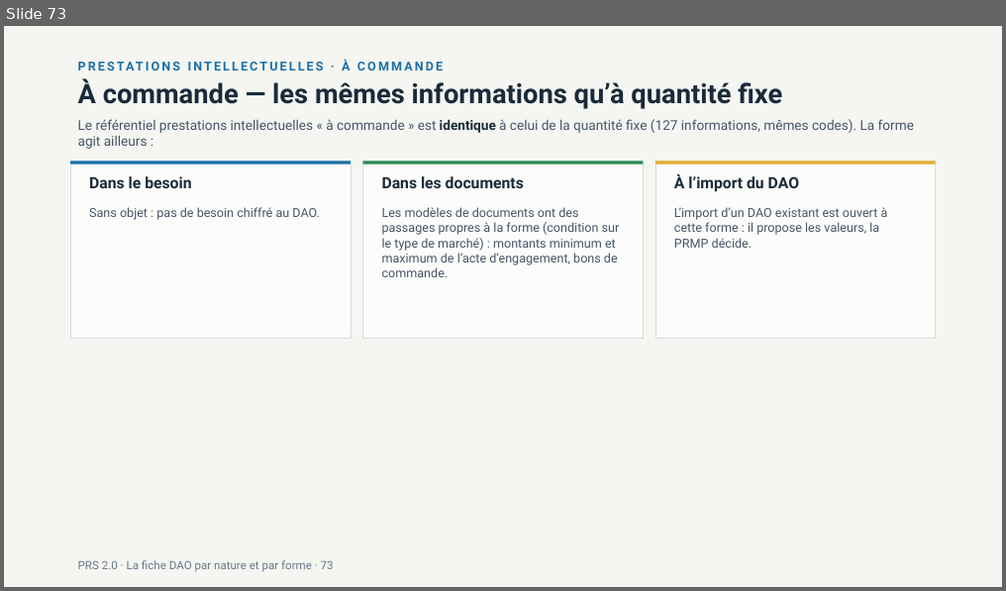
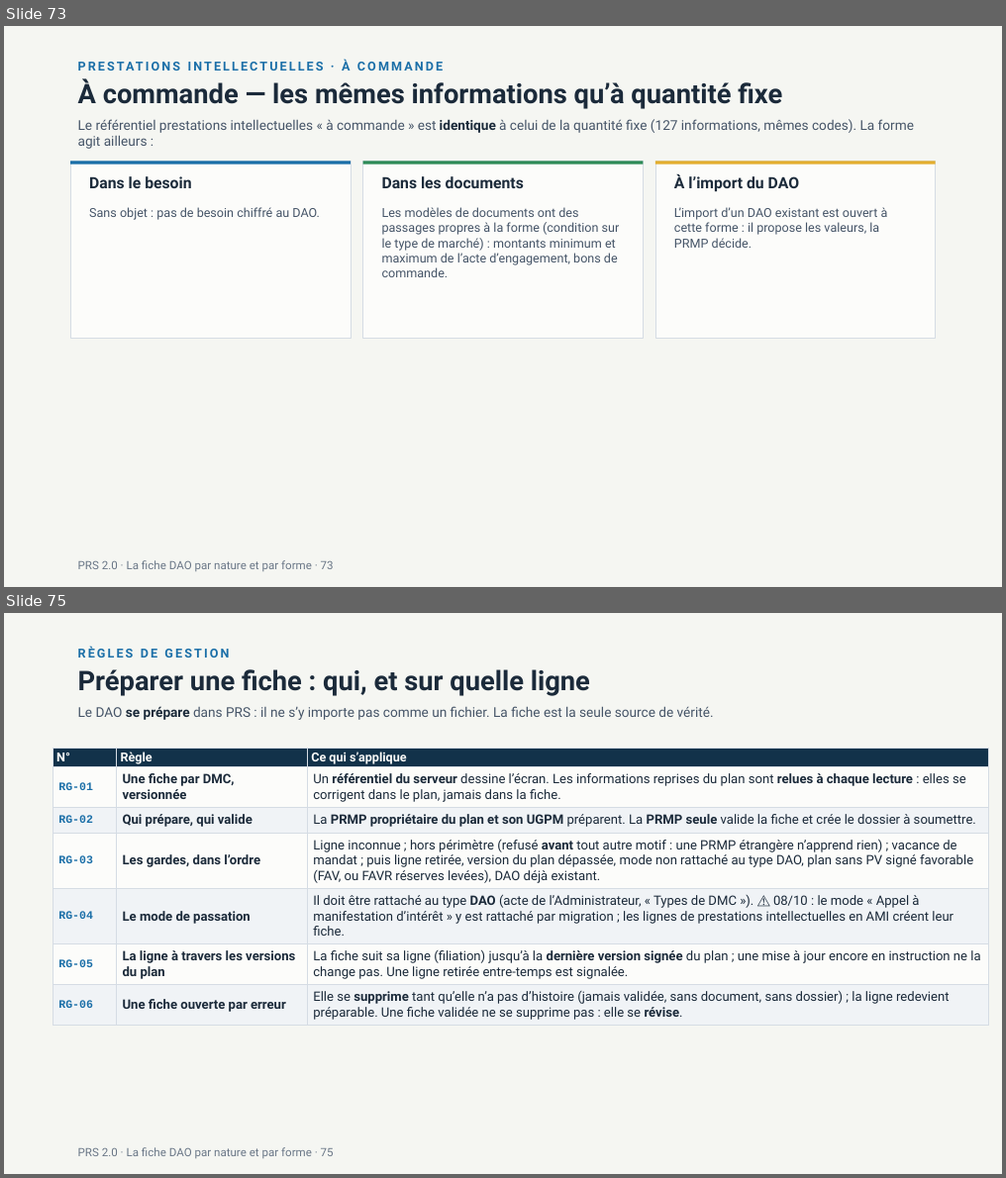
Before and after one commit to lralaitsilanihasy-create/PRS2.0-frontend, a slide deck: docs/documentation/PRS2-fiche-dao-nature-forme-2026-10-07.pptx. Shown one above the other, each under a label of ours: slide 73 before the commit, slides 73 and 75 after it; the slides between them are not shown. The pictures are 1006x591 and 1006x1178 pixels, drawn with LibreOffice and Linux fonts; fonts in the diff are those of the drawing. Boxes give left, top, right and bottom in pixels: in the first picture for what was removed or moved away, otherwise in the second. Text is boxed around its words. In the diff, an @@ line names an element or a change of style, - is before the commit and + after.

```diff
--- a/docs/documentation/PRS2-fiche-dao-nature-forme-2026-10-07.pptx
+++ b/docs/documentation/PRS2-fiche-dao-nature-forme-2026-10-07.pptx
@@ slide 75 added at [4, 613, 1002, 1174], background #F5F6F2 @@
@@ text added at [78, 646, 229, 658], 12 pt, text #1B6FA8, bold @@
+RÈGLES DE GESTION
@@ text added at [78, 669, 590, 696], 26 pt, text #1B2A3A, bold @@
+Préparer une fiche : qui, et sur quelle ligne
@@ text added at [78, 706, 714, 720], 13 pt, text #465568 @@
+Le DAO se prépare dans PRS : il ne s’y importe pas comme un fichier. La fiche est la seule source de vérité.
@@ table added at [53, 749, 988, 1024], 7 rows, 3 columns @@
+N° | Règle | Ce qui s’applique
+RG-01 | Une fiche par DMC, versionnée | Un référentiel du serveur dessine l’écran. Les informations reprises du plan sont relues à chaque lecture : elles se corrigent dans le plan, jamais dans la fiche.
+RG-02 | Qui prépare, qui valide | La PRMP propriétaire du plan et son UGPM préparent. La PRMP seule valide la fiche et crée le dossier à soumettre.
+RG-03 | Les gardes, dans l’ordre | Ligne inconnue ; hors périmètre (refusé avant tout autre motif : une PRMP étrangère n’apprend rien) ; vacance de mandat ; puis ligne retirée, version du plan dépassée, mode non rattaché au type DAO, plan sans PV signé favorable (FAV, ou FAVR réserves levées), DAO déjà existant.
+RG-04 | Le mode de passation | Il doit être rattaché au type DAO (acte de l’Administrateur, « Types de DMC »). ⚠️ 08/10 : le mode « Appel à manifestation d’intérêt » y est rattaché par migration ; les lignes de prestations intellectuelles en AMI créent leur fiche.
+RG-05 | La ligne à travers les versions du plan | La fiche suit sa ligne (filiation) jusqu’à la dernière version signée du plan ; une mise à jour encore en instruction ne la change pas. Une ligne retirée entre-temps est signalée.
+RG-06 | Une fiche ouverte par erreur | Elle se supprime tant qu’elle n’a pas d’histoire (jamais validée, sans document, sans dossier) ; la ligne redevient préparable. Une fiche validée ne se supprime pas : elle se révise.
@@ text added at [78, 1148, 334, 1158], 11 pt, text #6A7787 @@
+PRS 2.0 · La fiche DAO par nature et par forme · 75
```
Also in this commit, not shown: 3 slides changed, 9 other slides added.
